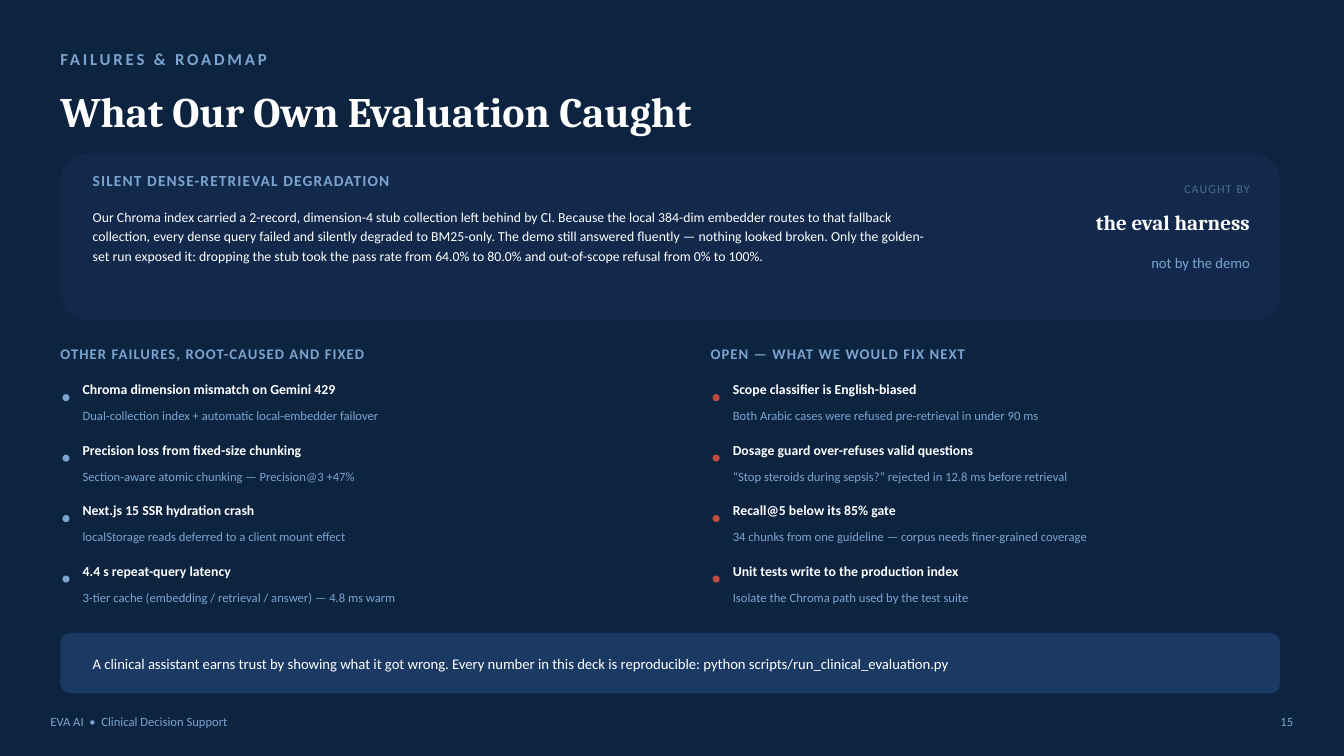
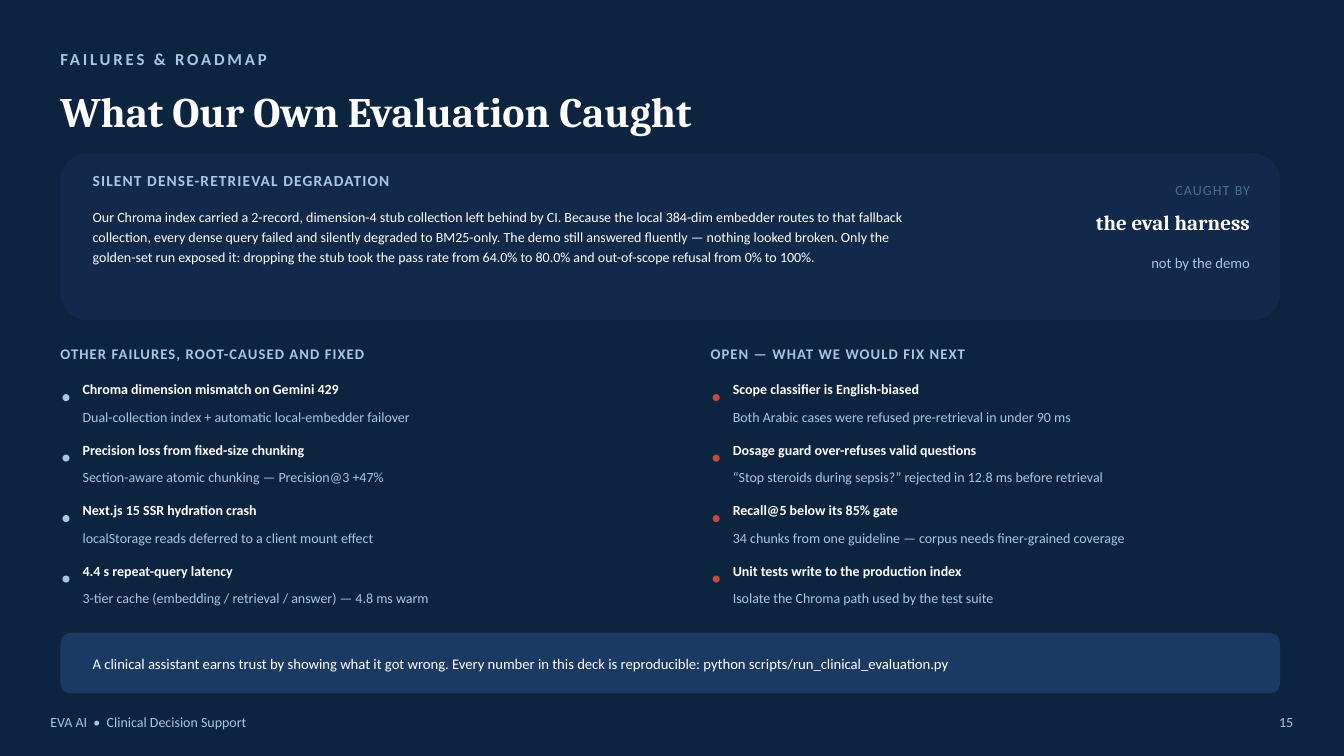
Before and after one commit to IbrahimAbdelsattar/Adrenal-Insufficiency-Guideline-RAG, a slide deck: slide 15 of Eva_AI_Presentation.pptx. Drawn at 1344x756 pixels with LibreOffice and Linux fonts; fonts in the diff are those of the drawing. Boxes give left, top, right and bottom in pixels: in the first picture for what was removed or moved away, otherwise in the second. Text is boxed around its words. In the diff, an @@ line names an element or a change of style, - is before the commit and + after.

```diff
--- a/Eva_AI_Presentation.pptx
+++ b/Eva_AI_Presentation.pptx
@@ text "CAUGHT BY" at <box>1175,186,1250,195</box>: size 8.6 to 10 pt @@
@@ text colour #7BA4D0 to #A8C6E8 in 5 elements at <box>60,42,867,75</box>, <box>93,176,389,186</box>, <box>1151,258,1249,271</box>, <box>60,349,364,361</box>, <box>711,349,965,359</box> @@
@@ size 9.8 to 10 pt in 9 elements at <box>93,212,902,265</box>, <box>83,384,339,394</box>, <box>83,445,305,458</box>, <box>83,505,256,518</box>, <box>83,566,233,579</box>, <box>733,384,919,397</box>, <box>733,445,976,458</box>, <box>733,505,898,518</box>, <box>733,566,962,579</box> @@
@@ fill #7BA4D0 to #A8C6E8 in 4 elements at <box>63,394,70,401</box>, <box>63,455,70,462</box>, <box>63,515,70,522</box>, <box>63,576,70,583</box> @@
@@ size 9 to 10 pt, text colour #7BA4D0 to #A8C6E8 in 10 elements at <box>83,412,409,422</box>, <box>83,472,384,485</box>, <box>83,533,373,546</box>, <box>83,593,429,606</box>, <box>733,412,1071,424</box>, <box>733,472,1103,485</box>, <box>733,533,1125,546</box>, <box>733,593,993,605</box>, <box>50,717,246,730</box>, <box>1279,718,1293,727</box> @@
```
Also in this commit, not shown: 11 other slides changed, 2 other files.
